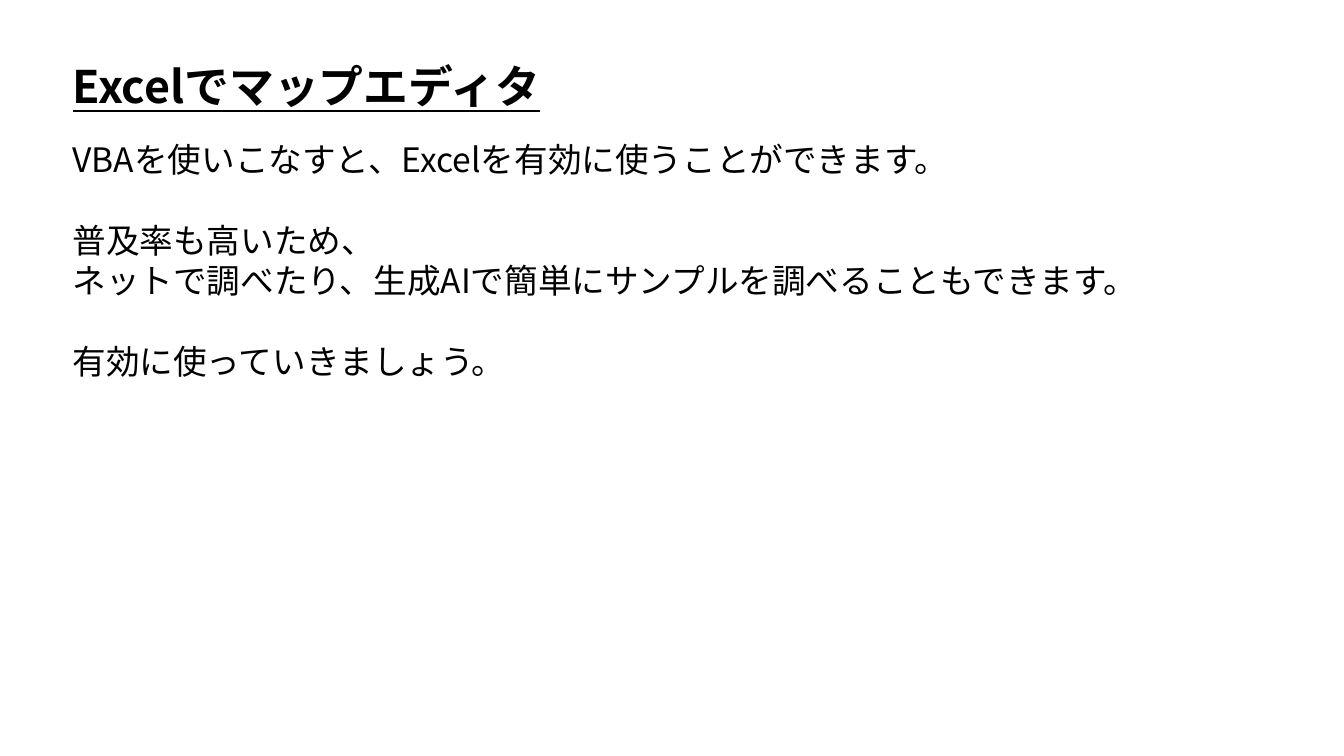
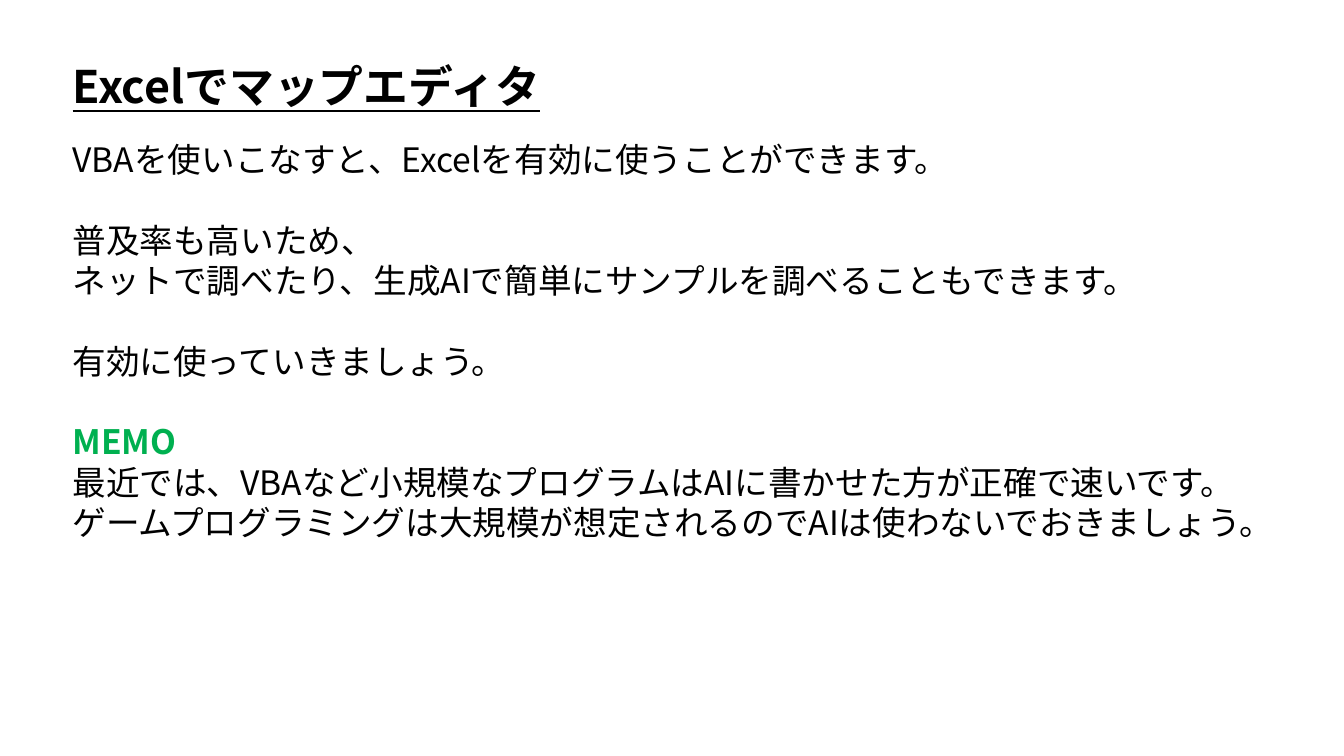
Before and after one commit to ArakiYusuke-Ohara/Textbook, a slide deck: slide 11 of ゲーム科1年/00_前期/ゲームプログラミングⅢ/02_Excelでマップエディタ（VBA側）.pptx. Drawn at 1344x756 pixels with LibreOffice and Linux fonts; fonts in the diff are those of the drawing. Boxes give left, top, right and bottom in pixels: in the first picture for what was removed or moved away, otherwise in the second. Text is boxed around its words. In the diff, an @@ line names an element or a change of style, - is before the commit and + after.

```diff
--- a/ゲーム科1年/00_前期/ゲームプログラミングⅢ/02_Excelでマップエディタ（VBA側）.pptx
+++ b/ゲーム科1年/00_前期/ゲームプログラミングⅢ/02_Excelでマップエディタ（VBA側）.pptx
@@ text at (72, 428, 1272, 538): paragraphs added @@
+MEMO
+最近では、VBAなど小規模なプログラムはAIに書かせた方が正確で速いです。
+ゲームプログラミングは大規模が想定されるのでAIは使わないでおきましょう。
```
Also in this commit, not shown: 1 other slide changed, 12 other files.
